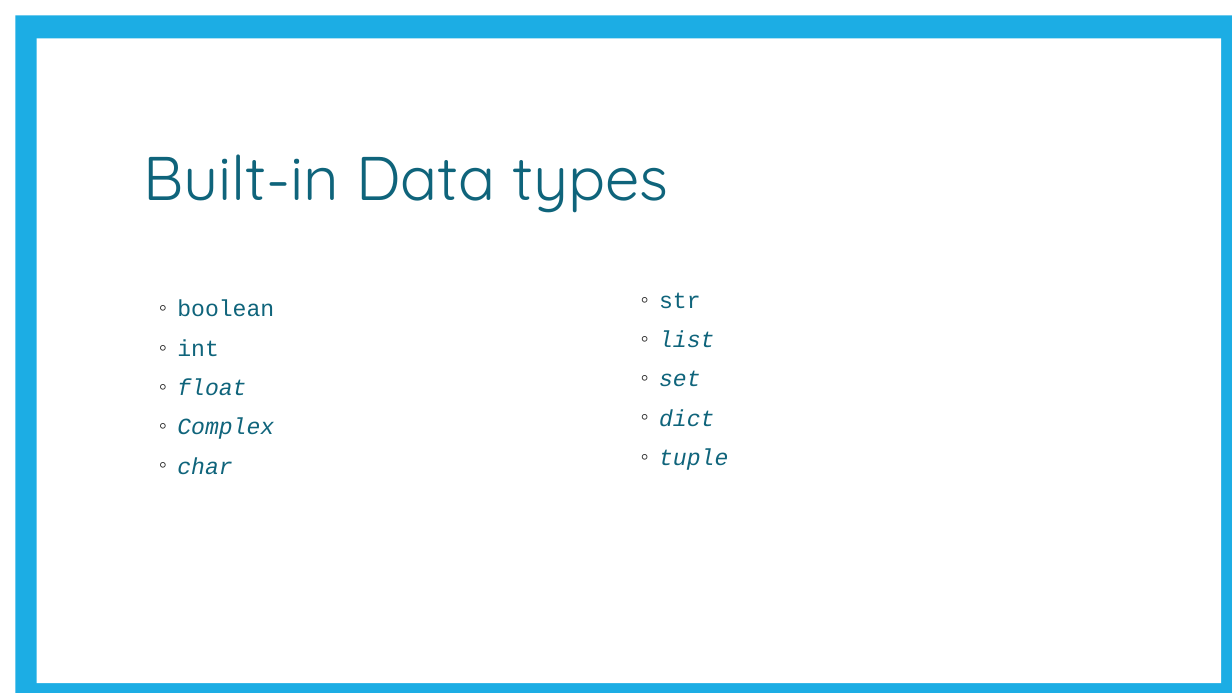
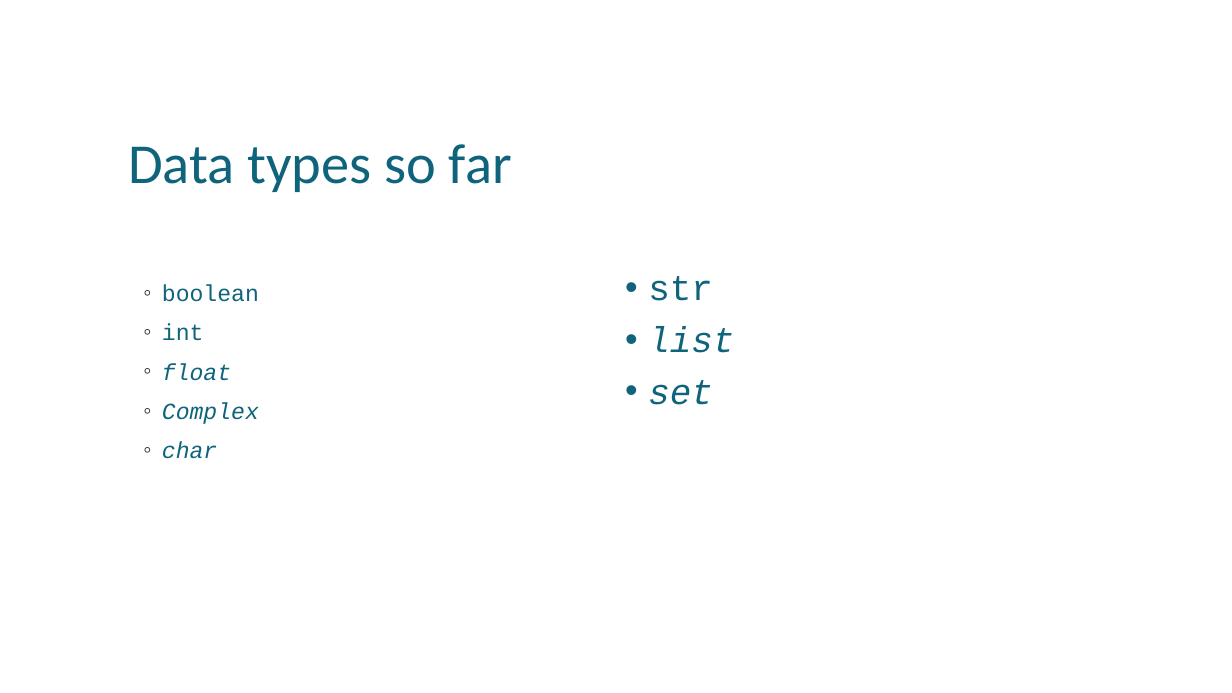
Before and after one commit to uday87j/teach_python, a slide deck: slide 14 of fundamentals/8-Dictionary, Tuple, Range.pptx. Drawn at 1232x693 pixels with LibreOffice and Linux fonts; fonts in the diff are those of the drawing. Boxes give left, top, right and bottom in pixels: in the first picture for what was removed or moved away, otherwise in the second. Text is boxed around its words. In the diff, an @@ line names an element or a change of style, - is before the commit and + after.

```diff
--- a/fundamentals/8-Dictionary, Tuple, Range.pptx
+++ b/fundamentals/8-Dictionary, Tuple, Range.pptx
@@ rectangle removed at (16,16,1232,693) @@
@@ rectangle removed at (37,38,1222,683) @@
@@ title at (128,144,512,192): text changed; size 48 to 44 pt; font Quicksand to Calibri @@
-Built-in Data types
+Data types so far
@@ text "str": place and size @@
-text "str" at (659,292,728,470)
+text "str" at (648,276,734,405)
@@ text "str" at (648,276,734,405): size 18 to 28 pt; bullet ◦ to •; line spacing 1 to 0.9; more space between paragraphs @@
@@ text "boolean": place and size @@
-text "boolean" at (177,300,274,475)
+text "boolean" at (162,284,259,459)
@@ text at (659,409,728,470): paragraphs removed @@
-◦ dict
-◦ tuple
```
Also in this commit, not shown: 16 other slides changed, 4 other files.
